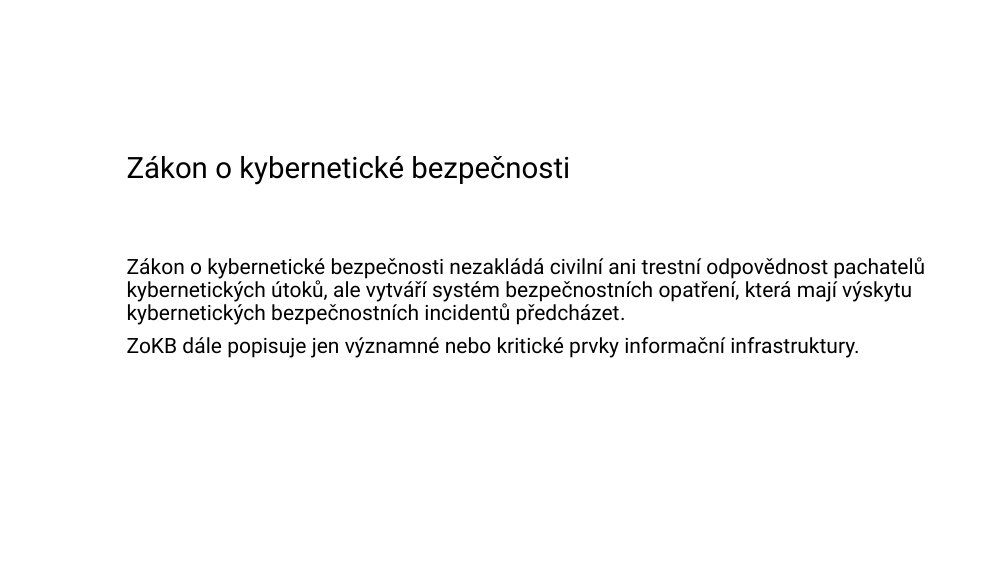
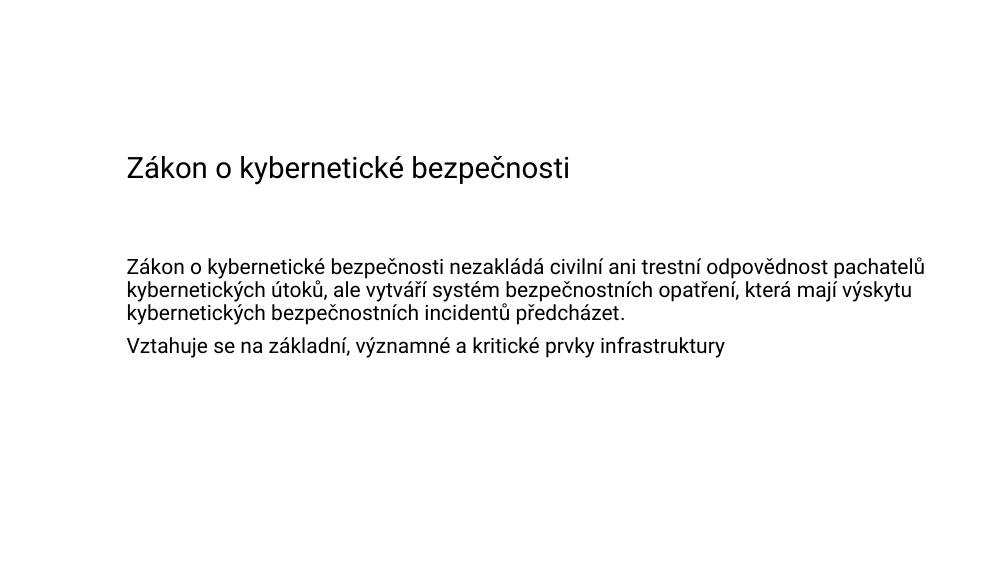
Before and after one commit to zimice/pr2_it_use, a slide deck: slide 5 of Kochanek_projekt_II_it_use_liability.pptx. Drawn at 1008x567 pixels with LibreOffice and Linux fonts; fonts in the diff are those of the drawing; background and template pictures are left out. Boxes give left, top, right and bottom in pixels: in the first picture for what was removed or moved away, otherwise in the second. Text is boxed around its words. In the diff, an @@ line names an element or a change of style, - is before the commit and + after.

```diff
--- a/Kochanek_projekt_II_it_use_liability.pptx
+++ b/Kochanek_projekt_II_it_use_liability.pptx
@@ text at [127, 337, 725, 358]: text changed @@
-ZoKB dále popisuje jen významné nebo kritické prvky informační infrastruktury.
+Vztahuje se na základní, významné a kritické prvky infrastruktury
```
Also in this commit, not shown: 3 other slides changed, 1 other file.
